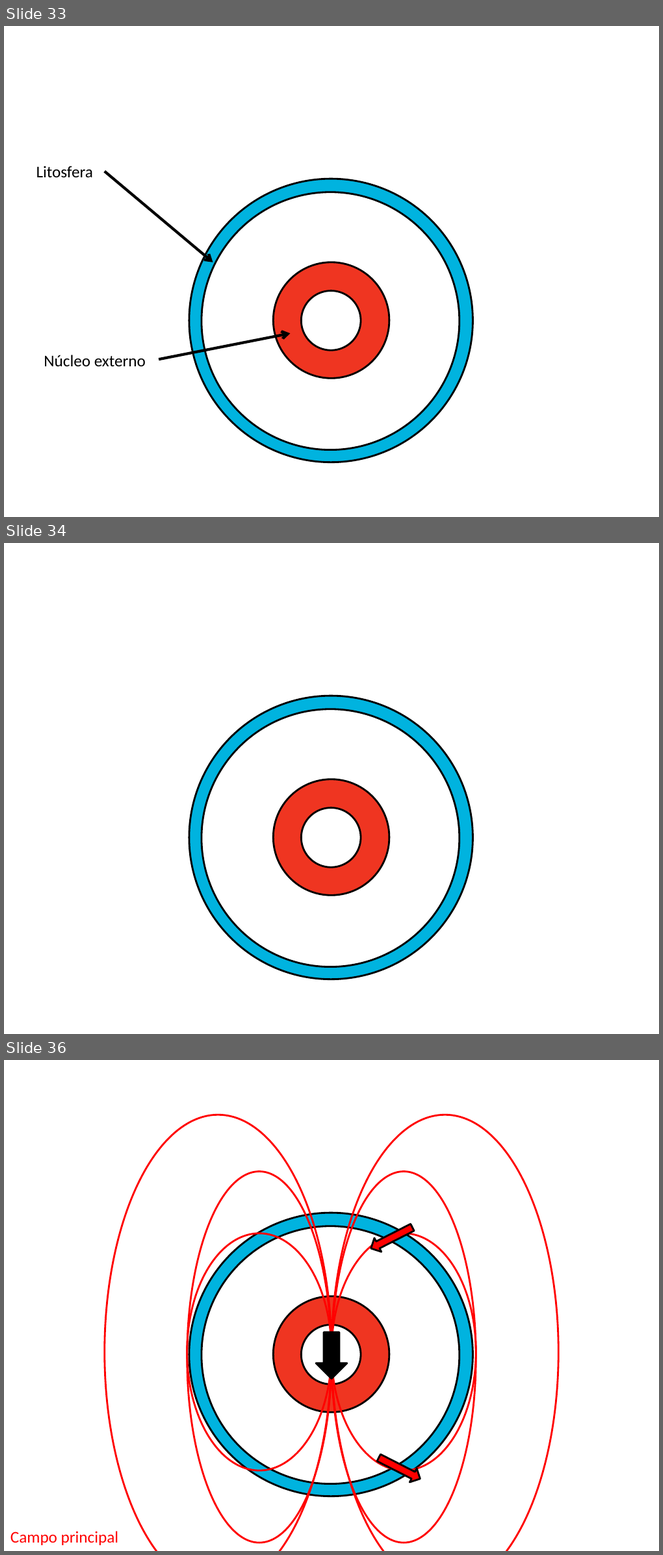
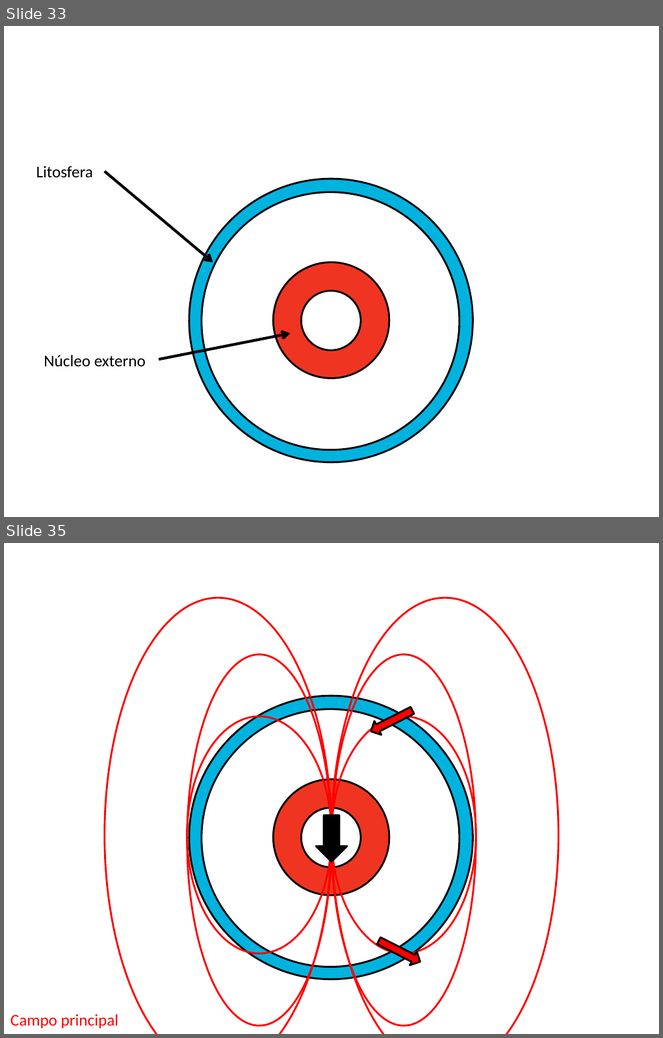
Before and after one commit to pinga-lab/CE-VII-SimBGf-2016, a slide deck: slides/4_anomalia_campo_total.pptx. Shown one above the other, each under a label of ours: slides 33, 34 and 36 before the commit, slides 33 and 35 after it; the slides between them are not shown. The pictures are 663x1555 and 663x1038 pixels, drawn with LibreOffice and Linux fonts; fonts in the diff are those of the drawing. Boxes give left, top, right and bottom in pixels: in the first picture for what was removed or moved away, otherwise in the second. Text is boxed around its words. In the diff, an @@ line names an element or a change of style, - is before the commit and + after.

```diff
--- a/slides/4_anomalia_campo_total.pptx
+++ b/slides/4_anomalia_campo_total.pptx
@@ slide 34 removed at [4,543,659,1034], background #FFFFFF @@
@@ ellipse removed at [189,696,473,979] @@
@@ ellipse removed at [202,709,460,967] @@
@@ ellipse removed at [273,780,389,895] @@
@@ ellipse removed at [302,808,361,867] @@
@@ what was slide 36 is now slide 35 @@
```
Also in this commit, not shown: 18 slides changed, 4 slides added.
